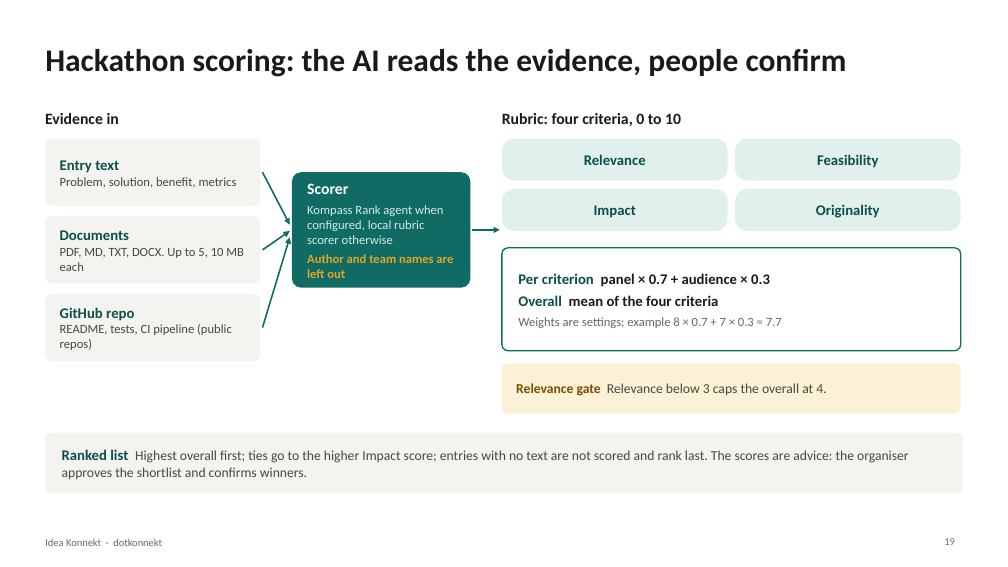
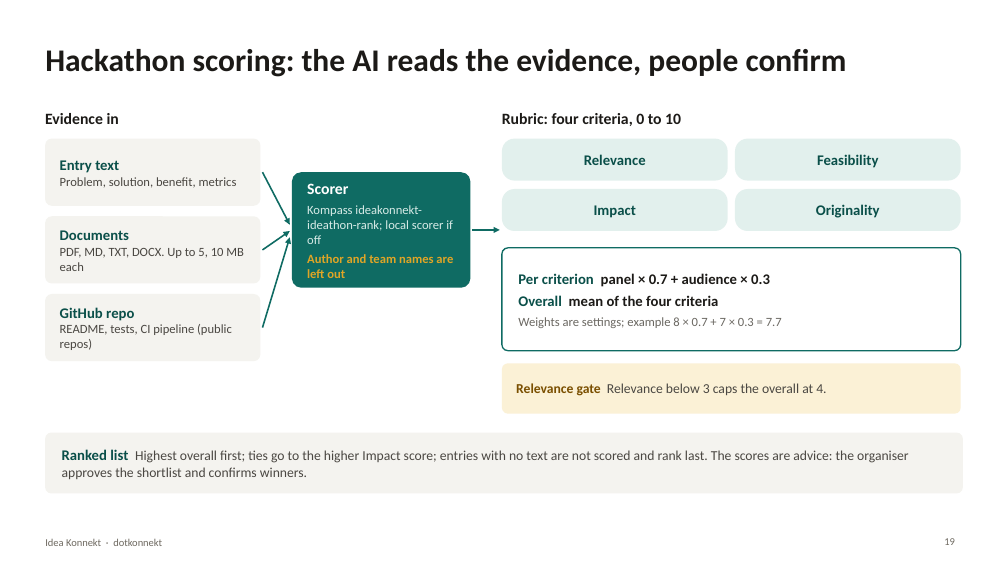
Before and after one commit to AmrithNiyogi/Idea-Hub, a slide deck: slide 19 of docs/project_docs/Idea_Konnekt_Demo.pptx. Drawn at 1008x567 pixels with LibreOffice and Linux fonts; fonts in the diff are those of the drawing. Boxes give left, top, right and bottom in pixels: in the first picture for what was removed or moved away, otherwise in the second. Text is boxed around its words. In the diff, an @@ line names an element or a change of style, - is before the commit and + after.

```diff
--- a/docs/project_docs/Idea_Konnekt_Demo.pptx
+++ b/docs/project_docs/Idea_Konnekt_Demo.pptx
@@ text in rounded rectangle at <box>307,205,453,244</box>: text changed @@
-Kompass Rank agent when configured, local rubric scorer otherwise
+Kompass ideakonnekt-ideathon-rank; local scorer if off
```
Also in this commit, not shown: 4 other slides changed.
